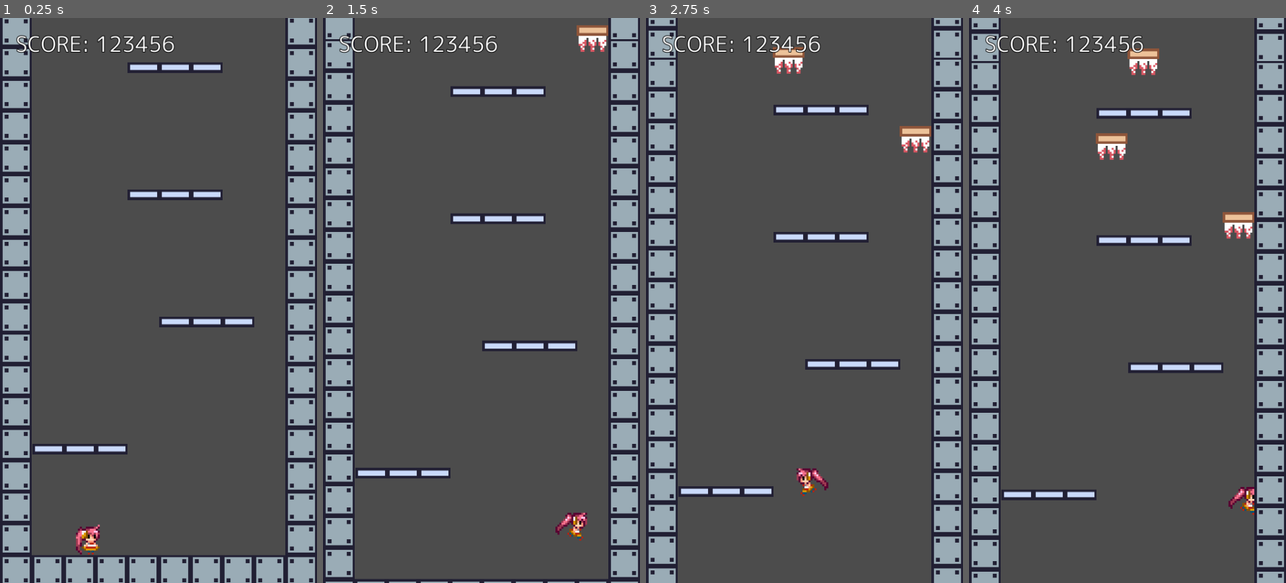
Above: before the commit, frames 1-4 (left to right).
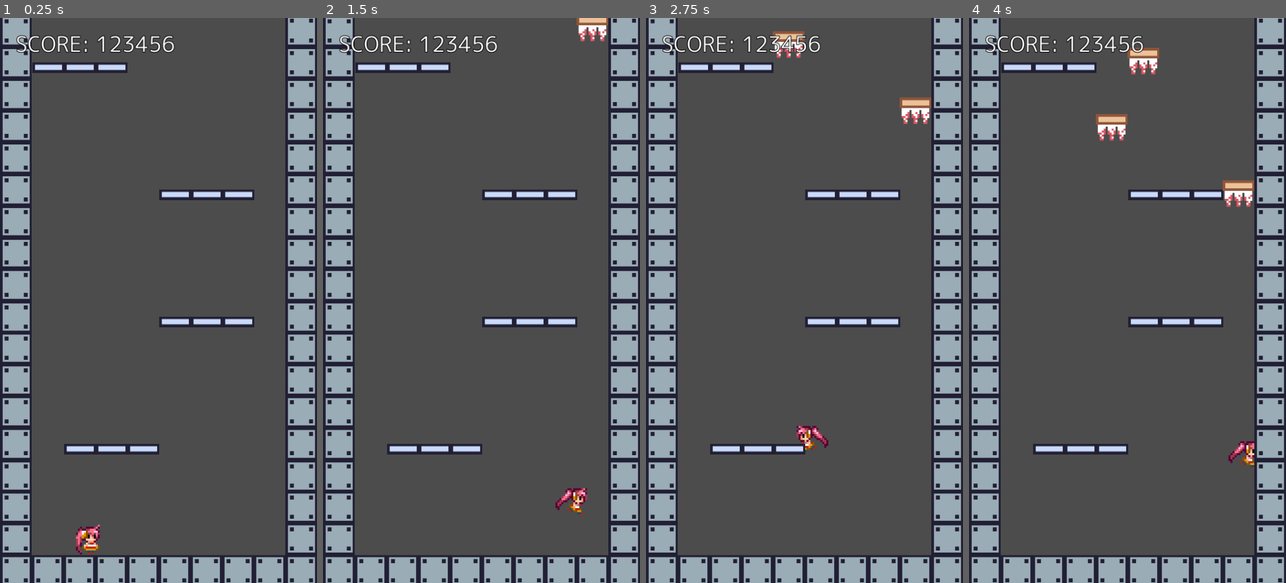
Above: after the commit, the same moments.

Repository: syun77/gd_deathroom666
Game: Godot game, scene res://Main.tscn
Same seed, same stepped clock (60 frames per second), same inputs: the game is played once before the commit and once after it.
Inputs:
- Up to frame 1 (0.25 s): no input
- Up to frame 2 (1.5 s): tap Enter at 0.5 s; hold Right (ui_right) from 0.53 s (still down); tap Z (act_jump) at 0.6, 0.77, 1.07, 1.35 s
- Up to frame 3 (2.75 s): tap Z (act_jump) at 1.52, 1.82, 2.1 s; release Right (ui_right) at 2.03 s; hold Left (ui_left) from 2.03 s (still down)
- Up to frame 4 (4 s): release Left (ui_left) at 2.78 s; hold Right (ui_right) from 2.78 s (still down); tap Z (act_jump) at 2.85, 3.02, 3.32, 3.6, 3.77 s

The runs differ from the first frame. In frame 1, 1.8% of the frame differs, in the area x 10-81%, y 7-78%; in frame 2, 15%; in frame 3, 18%; in frame 4, 18%, in the area x 0-100%, y 0-100%.

Commit message:
ジャンプと着地時にスケールアニメーションを行うように修正

Diff:
--- a/DeathRoom666/Main.gd
+++ b/DeathRoom666/Main.gd
@@ -3,6 +3,9 @@
 const Wall = preload("res://Wall.tscn")
 const Block = preload("res://Block.tscn")
 const Floor = preload("res://Floor.tscn")
+
+# カメラのスクロールオフセット.
+const SCROLL_OFFSET_Y = 100.0
 
 var _timer = 0.0
 var _timer_prev = 0.0
@@ -14,6 +17,10 @@
 
 func _ready() -> void:
 	# ランダムに足場を作る
+	_create_random_floor()
+
+## ランダムに足場を作る
+func _create_random_floor():
 	for i in range(4):
 		var idx = randi()%(8-3)
 		for j in range(3):
@@ -22,6 +29,7 @@
 			floor_obj.position.y = (1.5 + i * 4) * 48.0
 			_block_layer.add_child(floor_obj)
 
+## 更新
 func _process(delta: float) -> void:
 	_debug()
 
@@ -31,7 +39,7 @@
 
 ## カメラの更新.
 func _update_camera() -> void:
-	var target_y = _player.position.y - 200
+	var target_y = _player.position.y - SCROLL_OFFSET_Y
 	if target_y < _camera.position.y:
 		var prev = int(_camera_x_prev / 48.0)
 		var next = int(target_y / 48.0)
@@ -70,11 +78,13 @@
 		idx = randi()%8
 	return (1.5 + idx) * 48.0
 
+## ブロックの出現.
 func _appear_block() -> void:
 	var block = Block.instance()
 	block.position.x = _block_x()
 	block.position.y = _camera.position.y - 424
 	block.set_parent(_block_layer)
+	# TODO: ランダムで速度を設定.
 	match randi()%20:
 		0:
 			block.set_max_velocity_y(50)
--- a/DeathRoom666/Player.gd
+++ b/DeathRoom666/Player.gd
@@ -2,20 +2,57 @@
 
 const ANIM_SPEED = 7 # アニメーション速度
 const MOVE_SPEED = 30
-const DECAY_MOVE_SPEED = 0.9
+const DECAY_MOVE_SPEED := 0.9
 const GRAVITY = 40
 const JUMP_POWER = 800
 const MAX_JUMP_CNT = 2 # 2段ジャンプまで可能.
-
+const JUMP_SCALE_TIME := 0.2
+
+# スプライトフレーム番号.
+enum eSpr {
+	STANDBY1 = 0, # 待機1
+	STANDBY2, # 待機2
+	RUN1, # 走り1
+	RUN2, # 走り2
+	BREAK, # ブレーキ
+	DAMAGE1, # ダメージ1
+	DAMAGE2, # ダメージ2
+	CRY, # 悲しい
+};
+
+# 状態
+enum eJumpState {
+	IDLE,
+	RUN, # 走る
+	JUMP # ジャンプ
+}
+
+# ジャンプによるスケール状態
+enum eJumpScale {
+	NONE,
+	JUMPING, #ジャンプ開始
+	LANDING, # 着地開始
+}
+
+# onready.
+onready var _spr_normal = $Player
+onready var _spr_front_flip = $PlayerFrontFlip
 onready var _spr = $Player
 
-
+# メンバ変数.
 var _velocity = Vector2.ZERO # 速度ベクトル.
 var _is_jumping = false # ジャンプ中かどうか
 var _is_directon_left = false # 左向きかどうか.
+var _is_input_run = false # 走りの入力をしている.
 var _tAnim:float = 0 # アニメーションタイマー.
 var _cnt_jump = 0 # ジャンプ回数.
 
+# ジャンプ関連.
+var _jump_state = eJumpState.IDLE
+var _jump_scale = eJumpScale.NONE
+var _jump_scale_timer = 0
+
+## 物理更新.
 func _physics_process(delta: float) -> void:
 	# 重力を加算
 	_velocity.y += GRAVITY
@@ -24,28 +61,58 @@
 	_velocity.x *= DECAY_MOVE_SPEED
 
 	# 左右移動.
+	_is_input_run = false
 	if Input.is_action_pressed("ui_left"):
 		_velocity.x -= MOVE_SPEED # 左方向に移動
+		_is_input_run = true
 	elif Input.is_action_pressed("ui_right"):
 		_velocity.x += MOVE_SPEED # 右方向に移動.
+		_is_input_run = true
 
 	# 移動処理.
 	# ※第2引数に床と判定する方向ベクトルを渡す必要がある
 	_velocity = move_and_slide(_velocity, Vector2.UP)
 
 	if is_on_floor():
-		_is_jumping = false # 床に着地している
-		_velocity.y = 0 # 重力クリア.
-		_cnt_jump = 0 # ジャンプ回数をリセットする.
-		for i in range(get_slide_count()):
-			var col:KinematicCollision2D = get_slide_collision(i)
-			var collider:CollisionObject2D = col.collider
-			if collider.collision_layer & (1 << 3): # layer '4'
-				# Block(落下床)に衝突したので固定化させる.
-				collider.freeze()
+		# 床に着地しているときの処理.
+		_on_floor()
 	else:
 		_is_jumping = true # ジャンプ中.
 
+	# 衝突チェックする.
+	_check_collision()
+
+	# ジャンプ判定する.
+	if _cnt_jump < MAX_JUMP_CNT:
+		if Input.is_action_just_pressed("act_jump"):
+			# ジャンプできる.
+			_jump_state = eJumpState.JUMP
+			_velocity.y = -JUMP_POWER
+			_cnt_jump += 1
+			if _cnt_jump == 1:
+				_jump_scale = eJumpScale.JUMPING
+				_jump_scale_timer = JUMP_SCALE_TIME
+
+## 着地したときの処理.
+func _on_floor() -> void:
+	_is_jumping = false # 床に着地している
+	if _jump_state == eJumpState.JUMP:
+		# 着地した.
+		_jump_scale = eJumpScale.LANDING
+		_jump_scale_timer = JUMP_SCALE_TIME
+	_jump_state = eJumpState.IDLE
+
+	_velocity.y = 0 # 重力クリア.
+	_cnt_jump = 0 # ジャンプ回数をリセットする.
+	for i in range(get_slide_count()):
+		var col:KinematicCollision2D = get_slide_collision(i)
+		var collider:CollisionObject2D = col.collider
+		if collider.collision_layer & (1 << 3): # layer '4'
+			# Block(落下床)に衝突したので固定化させる.
+			collider.freeze()
+
+## 衝突チェックする.
+func _check_collision():
 	# 衝突対象を取得する.
 	for i in range(get_slide_count()):
 		var col:KinematicCollision2D = get_slide_collision(i)
@@ -54,15 +121,15 @@
 			# Spikeと衝突した.
 			print("Spikeと衝突")
 
-	if _cnt_jump < MAX_JUMP_CNT:
-		if Input.is_action_just_pressed("act_jump"):
-			# ジャンプ.
-			_velocity.y = -JUMP_POWER
-			_cnt_jump += 1
-
+## 更新.
 func _process(delta: float) -> void:
 	_update_anim(delta)
 
+	# ジャンプ・着地演出
+	_update_jump_scale_anim(delta)
+
+
+## 更新 > アニメ.
 func _update_anim(delta:float) -> void:
 	_tAnim += delta
 
@@ -72,34 +139,73 @@
 	elif _velocity.x > 0:
 		_is_directon_left = false # 右向き
 
+	# 反転フラグを設定する.
 	_spr.flip_h = _is_directon_left
 
 	if _is_jumping:
 		# ジャンプ中
-		if _cnt_jump == 1:
-			# 2段ジャンプできるので前方宙返りする.
-			var rot_speed = 2000
-			if _is_directon_left:
-				rot_speed *= -1
-			_spr.rotation_degrees += rot_speed * delta
-		else:
-			_spr.rotation_degrees = 0
-		_spr.frame = 2
+		_update_jump(delta)
 		return
 
+	# 着地している.
 	# 回転をリセットする.
 	_spr.rotation_degrees = 0
 
-	var tbl = [0, 1];
+	var tbl = [eSpr.STANDBY1, eSpr.STANDBY2];
 	var t = _tAnim
-	if abs(_velocity.x) > 50:
+	if abs(_velocity.x) > 30.0:
 		# 速度が50以上なら走り中.
-		tbl = [2, 3]
+		tbl = [eSpr.RUN1, eSpr.RUN2]
 		t *= 8 # アニメーション速度を上げる
+	elif abs(_velocity.x) > 10.0 and _is_input_run == false:
+		# ブレーキアニメーション.
+		tbl = [eSpr.BREAK, eSpr.BREAK]
 
 	t = int(t) % 2
 	_spr.frame = tbl[t]
 
-	if _is_jumping:
-		# ジャンプ中は2番目固定.
-		_spr.frame = 2
+
+## 更新 > ジャンプアニメーション.
+func _update_jump(delta:float) -> void:
+	if _cnt_jump == 1: # 1段目ジャンプ中.
+		# 2段ジャンプできるので前方宙返りする.
+		var rot_speed = 2000 # 回転速度.
+		if _is_directon_left:
+			rot_speed *= -1 # 逆回転.
+		_spr.rotation_degrees += rot_speed * delta
+	else:
+		_spr.rotation_degrees = 0 # 回転リセット.
+	_spr.frame = eSpr.RUN1
+
+## 更新 > ジャンプ・着地によるスケールアニメーションの更新
+func _update_jump_scale_anim(delta:float) -> void:
+	# 描画対象となるスプライトの切り替え.
+	_spr_normal.visible = false
+	_spr_front_flip.visible = false
+	if _cnt_jump == 1: # 回転させる.
+		_spr = _spr_front_flip
+	else:
+		_spr = _spr_normal
+	_spr.visible = true
+
+	# スケールタイマー更新.
+	_jump_scale_timer = max(_jump_scale_timer - delta, 0.0)
+	if _jump_scale_timer == 0.0:
+		# ジャンプスケール終了.
+		_jump_scale = eJumpScale.NONE
+
+	match _jump_scale:
+		eJumpScale.JUMPING:
+			# 縦に伸ばす
+			var d = 0.4 * _jump_scale_timer / JUMP_SCALE_TIME
+			_spr.scale.x = 1 - d
+			_spr.scale.y = 1 + d
+		eJumpScale.LANDING:
+			# 縦に潰す
+			var d = 0.4 * _jump_scale_timer / JUMP_SCALE_TIME
+			_spr.scale.x = 1 + d
+			_spr.scale.y = 1 - d
+		_:
+			# もとに戻す
+			_spr.scale.x = 1
+			_spr.scale.y = 1
--- a/DeathRoom666/Player.tscn
+++ b/DeathRoom666/Player.tscn
@@ -11,6 +11,12 @@
 script = ExtResource( 2 )
 
 [node name="Player" type="Sprite" parent="."]
+texture = ExtResource( 1 )
+offset = Vector2( 0, -21 )
+hframes = 8
+
+[node name="PlayerFrontFlip" type="Sprite" parent="."]
+visible = false
 position = Vector2( 0, -21 )
 texture = ExtResource( 1 )
 hframes = 8
